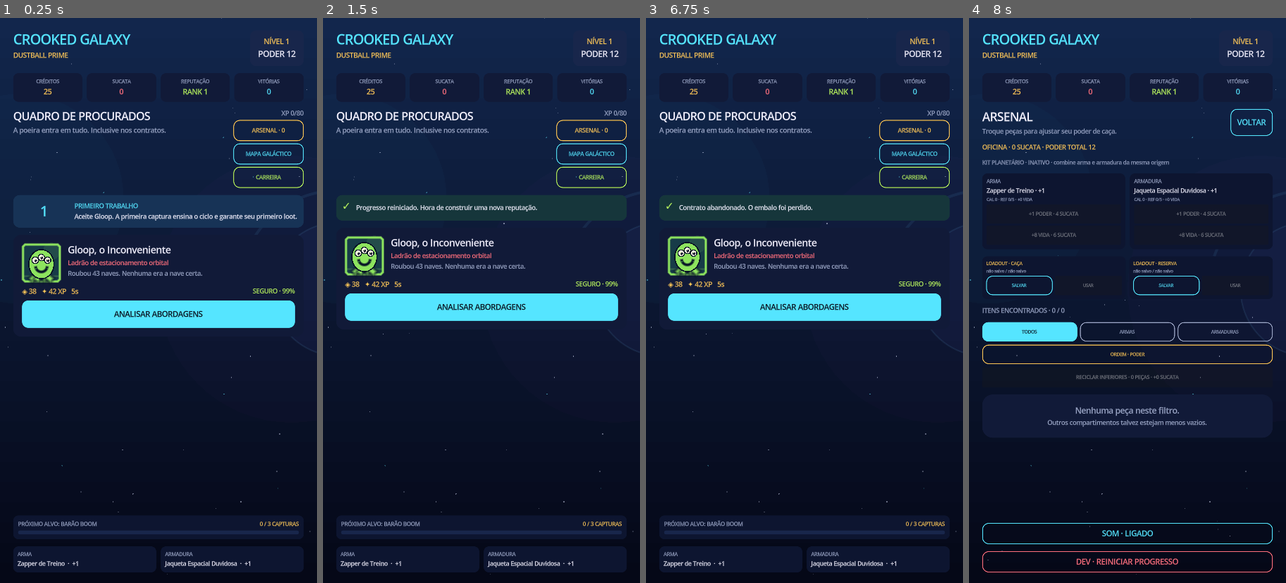
Above: before the commit, frames 1-4 (left to right).
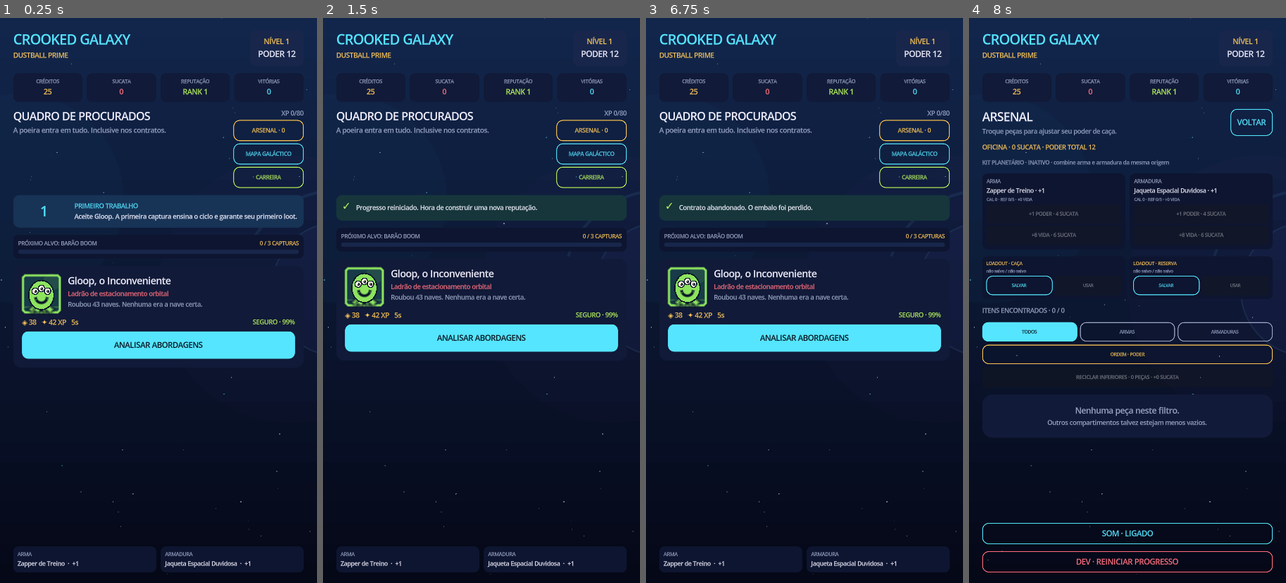
Above: after the commit, the same moments.

Repository: jellycb1/crooked-galaxy
Game: Godot game, scene res://scenes/main.tscn
Same seed, same stepped clock (60 frames per second), same inputs: the game is played once before the commit and once after it.
Inputs:
- Up to frame 1 (0.25 s): no input
- Up to frame 2 (1.5 s): click "ARSENAL · 0" at 0.5 s; click "DEV · REINICIAR PROGRESSO" at 1.25 s
- Up to frame 3 (6.75 s): click "MAPA GALÁCTICO" at 2 s; click "VOLTAR" at 2.75 s; click "CARREIRA" at 3.5 s; click "VOLTAR" at 4.25 s; click "ANALISAR ABORDAGENS" at 5 s; click "ESCOLHER · SEGURO" at 5.75 s; click "ABANDONAR CONTRATO" at 6.5 s
- Up to frame 4 (8 s): click "ARSENAL · 0" at 7.25 s

The runs differ from the first frame. In frame 1, 12% of the frame differs, in the area x 5-95%, y 38-92%; in frame 2, 12%, in the area x 5-96%, y 37-92%; in frame 3, 12%; in frame 4, nothing differs.

Commit message:
feat: surface next warrant progression

Diff:
--- a/scripts/content_db.gd
+++ b/scripts/content_db.gd
@@ -717,6 +717,13 @@
 static func get_target(target_id: String) -> Dictionary:
 	for target in TARGETS:
 		if str(target.get("id", "")) == target_id:
+			return target.duplicate(true)
+	return {}
+
+
+static func target_for_planet_tier(planet_id: String, tier: int) -> Dictionary:
+	for target in TARGETS:
+		if str(target.get("planet_id", "")) == planet_id and int(target.get("chapter_tier", -1)) == tier:
 			return target.duplicate(true)
 	return {}
 
--- a/scripts/core_rules.gd
+++ b/scripts/core_rules.gd
@@ -180,6 +180,20 @@
 	return 0
 
 
+static func planet_tier_from_captures(captures: int) -> int:
+	return mini(3, floori(float(maxi(0, captures)) / 3.0))
+
+
+static func planet_next_tier_requirement(captures: int) -> int:
+	var tier := planet_tier_from_captures(captures)
+	return (tier + 1) * 3 if tier < 3 else -1
+
+
+static func planet_captures_until_next_tier(captures: int) -> int:
+	var requirement := planet_next_tier_requirement(captures)
+	return maxi(0, requirement - maxi(0, captures)) if requirement >= 0 else 0
+
+
 static func target_mastery_next_requirement(level: int) -> int:
 	match level:
 		0:
--- a/scripts/game_state.gd
+++ b/scripts/game_state.gd
@@ -103,7 +103,7 @@
 
 
 func planet_tier(planet_id: String) -> int:
-	return mini(3, floori(float(planet_capture_count(planet_id)) / 3.0))
+	return CoreRules.planet_tier_from_captures(planet_capture_count(planet_id))
 
 
 func apply_offline_progress(now_unix: float) -> Dictionary:
--- a/scripts/main.gd
+++ b/scripts/main.gd
@@ -231,6 +231,7 @@
 	if streak > 0:
 		var next_reward := CoreRules.bounty_streak_reward(100, streak + 1)
 		content.add_child(notice_banner("EMBALO ×%d · próximo contrato recebe +%d%% de créditos · derrota ou abandono encerra a sequência" % [streak, int(next_reward.bonus_percent)], GOLD))
+	content.add_child(rank_progress_panel())
 
 	var scroller := ScrollContainer.new()
 	scroller.name = "BountyScroll"
@@ -243,7 +244,6 @@
 	for bounty in ContentDB.available_bounties(int(GameState.player.reputation), str(planet.id), GameState.planet_tier(str(planet.id))):
 		list.add_child(bounty_card(bounty))
 
-	content.add_child(rank_progress_panel())
 	var equipment := HBoxContainer.new()
 	equipment.add_theme_constant_override("separation", 10)
 	content.add_child(equipment)
@@ -254,12 +254,9 @@
 func rank_progress_panel() -> PanelContainer:
 	var planet := active_planet()
 	var tier := GameState.planet_tier(str(planet.id))
-	var next_target: Dictionary = {}
-	for target in ContentDB.TARGETS:
-		if str(target.get("planet_id", ContentDB.PLANET.id)) == str(planet.id) and int(target.get("chapter_tier", target.rank)) == tier + 1:
-			next_target = target
-			break
+	var next_target := ContentDB.target_for_planet_tier(str(planet.id), tier + 1)
 	var card := panel(VBoxContainer.new(), Color("#0d1530"), 12, 11)
+	card.name = "NextWarrantProgress"
 	var box := card.get_child(0) as VBoxContainer
 	box.add_theme_constant_override("separation", 6)
 	var row := HBoxContainer.new()
@@ -918,12 +915,27 @@
 		box.add_child(mastery_label)
 	if int(reward_preview.bonus_credits) > 0:
 		box.add_child(center_label("EMBALO ×%d · +%d créditos (+%d%%)" % [int(reward_preview.streak), int(reward_preview.bonus_credits), int(reward_preview.bonus_percent)], 14, LIME))
+	var planet_id := str(GameState.current_bounty.get("planet_id", ContentDB.PLANET.id))
+	var captures_before := GameState.planet_capture_count(planet_id)
+	var captures_after := captures_before + 1
+	var tier_before := CoreRules.planet_tier_from_captures(captures_before)
+	var tier_after := CoreRules.planet_tier_from_captures(captures_after)
+	var next_target := ContentDB.target_for_planet_tier(planet_id, tier_after if tier_after > tier_before else tier_before + 1)
+	var unlocks_new_warrant := tier_after > tier_before and not next_target.is_empty()
+	if unlocks_new_warrant:
+		var unlock_label := center_label("NOVO MANDADO AO RECEBER · %s" % str(next_target.name).to_upper(), 14, LIME)
+		unlock_label.name = "RewardWarrantUnlock"
+		box.add_child(unlock_label)
+	elif not next_target.is_empty():
+		var requirement := CoreRules.planet_next_tier_requirement(captures_after)
+		var progress_label := center_label("RUMO A %s · %d/%d CAPTURAS" % [str(next_target.name).to_upper(), captures_after, requirement], 13, CYAN)
+		progress_label.name = "RewardWarrantProgress"
+		box.add_child(progress_label)
 	content.add_spacer(false)
 	var equip_now := effective_upgrade
-	var planet_id := str(GameState.current_bounty.get("planet_id", ContentDB.PLANET.id))
 	var completes_chapter: bool = bool(GameState.current_bounty.get("boss", false)) and not bool(GameState.player.get("completed_planets", []).has(planet_id))
 	var safe_to_recycle := GameState.can_recycle_reward(item)
-	if not completes_chapter:
+	if not completes_chapter and not unlocks_new_warrant:
 		var repeat := action_button("EQUIPAR E REPETIR" if equip_now else "GUARDAR E REPETIR", LIME)
 		repeat.name = "ClaimAndRepeat"
 		repeat.pressed.connect(func(): GameState.claim_reward(equip_now, true))
@@ -935,14 +947,21 @@
 			recycle_repeat.pressed.connect(func(): GameState.claim_reward(false, true, true))
 			content.add_child(recycle_repeat)
 	elif safe_to_recycle:
-		var recycle_complete := action_button("RECICLAR +%d SUCATA E CONCLUIR" % CoreRules.salvage_value(item), CORAL, true)
+		var recycle_destination := "VER NOVO MANDADO" if unlocks_new_warrant else "CONCLUIR"
+		var recycle_complete := action_button("RECICLAR +%d SUCATA E %s" % [CoreRules.salvage_value(item), recycle_destination], CORAL, true)
 		recycle_complete.name = "RecycleAndComplete"
 		recycle_complete.custom_minimum_size = Vector2(0, 48)
 		recycle_complete.pressed.connect(func(): GameState.claim_reward(false, false, true))
 		content.add_child(recycle_complete)
-	var claim_text := "RECEBER E CONCLUIR CAPÍTULO" if completes_chapter else ("EQUIPAR E VOLTAR AO QUADRO" if equip_now else "GUARDAR E VOLTAR AO QUADRO")
-	var claim := action_button(claim_text, GOLD if not completes_chapter else LIME, true)
-	claim.name = "ClaimAndBoard"
+	var claim_text := ""
+	if completes_chapter:
+		claim_text = "RECEBER E CONCLUIR CAPÍTULO"
+	elif unlocks_new_warrant:
+		claim_text = "EQUIPAR E VER NOVO MANDADO" if equip_now else "GUARDAR E VER NOVO MANDADO"
+	else:
+		claim_text = "EQUIPAR E VOLTAR AO QUADRO" if equip_now else "GUARDAR E VOLTAR AO QUADRO"
+	var claim := action_button(claim_text, LIME if completes_chapter or unlocks_new_warrant else GOLD, true)
+	claim.name = "ClaimAndUnlock" if unlocks_new_warrant else "ClaimAndBoard"
 	claim.custom_minimum_size = Vector2(0, 48)
 	claim.pressed.connect(func(): GameState.claim_reward(equip_now))
 	content.add_child(claim)
--- a/tests/test_content.gd
+++ b/tests/test_content.gd
@@ -68,6 +68,8 @@
 			check(int(modification.get("power_bonus", 0)) > 0 or int(modification.get("health_bonus", 0)) > 0 or int(modification.get("opening_damage_bonus", 0)) > 0 or int(modification.get("damage_reduction", 0)) > 0, "equipment modification has a mechanical effect: %s" % trait_id)
 
 	check(ContentDB.CONTRACT_APPROACHES.size() == 3, "every contract keeps three strategic approaches")
+	check(str(ContentDB.target_for_planet_tier("dustball_prime", 1).id) == "baron_boom", "planet tier resolves the next warrant deterministically")
+	check(ContentDB.target_for_planet_tier("missing_planet", 1).is_empty(), "unknown planet tiers fail safely")
 	var promoted_loot := 0
 	for seed in 240:
 		var base_rng := RandomNumberGenerator.new()
--- a/tests/test_core.gd
+++ b/tests/test_core.gd
@@ -94,6 +94,9 @@
 	check(Rules.target_mastery_level(2) == 0 and Rules.target_mastery_level(3) == 1, "target mastery begins on the third capture")
 	check(Rules.target_mastery_level(6) == 2 and Rules.target_mastery_level(10) == 3, "target mastery advances at stable capture thresholds")
 	check(Rules.target_mastery_next_requirement(2) == 10 and Rules.target_mastery_next_requirement(3) == -1, "target mastery exposes its next requirement and cap")
+	check(Rules.planet_tier_from_captures(2) == 0 and Rules.planet_tier_from_captures(3) == 1, "planet tiers advance every three captures")
+	check(Rules.planet_next_tier_requirement(4) == 6 and Rules.planet_captures_until_next_tier(4) == 2, "planet progress exposes its next threshold and remaining captures")
+	check(Rules.planet_next_tier_requirement(9) == -1 and Rules.planet_captures_until_next_tier(9) == 0, "maximum planet tier has no phantom requirement")
 	var mastery_thresholds := Rules.loot_rarity_thresholds(3)
 	check(is_equal_approx(float(mastery_thresholds.rare), 0.53) and is_equal_approx(float(mastery_thresholds.epic), 0.86), "maximum mastery improves rare and epic thresholds")
 	var patrol := Rules.offline_patrol_rewards(3600.0, 2, 10)
--- a/tests/test_ui.gd
+++ b/tests/test_ui.gd
@@ -24,6 +24,7 @@
 	root.add_child(scene)
 	await process_frame
 	check(scene.content.get_child_count() >= 4, "bounty board renders")
+	check(scene.find_child("NextWarrantProgress", true, false) != null, "board keeps the next-warrant objective above the contract list")
 
 	var bounty: Dictionary = ContentDB.TARGETS[0].duplicate(true)
 	state.player.captures_by_target = {"gloop": 3}
@@ -65,8 +66,19 @@
 	state.open_reward()
 	await process_frame
 	check(scene.find_child("RewardMastery", true, false) != null, "reward screen confirms applied target mastery")
+	check(scene.find_child("RewardWarrantProgress", true, false) != null, "reward screen previews progress toward the next warrant")
 	check(scene.find_child("ClaimAndRepeat", true, false) != null, "reward screen offers another contract immediately")
 	check(scene.find_child("ClaimAndBoard", true, false) != null, "reward screen preserves the board return path")
+	state.player.captures_by_planet = {ContentDB.PLANET.id: 2}
+	scene.render()
+	await process_frame
+	check(scene.find_child("RewardWarrantUnlock", true, false) != null, "third capture previews the newly unlocked warrant")
+	check(scene.find_child("ClaimAndRepeat", true, false) == null, "unlock reward directs the first visit back to the expanded board")
+	var unlock_claim := scene.find_child("ClaimAndUnlock", true, false) as Button
+	check(unlock_claim != null and unlock_claim.text.contains("NOVO MANDADO"), "unlock reward CTA names its destination")
+	state.player.captures_by_planet = {}
+	scene.render()
+	await process_frame
 	state.claim_reward(true)
 	state.phase = state.Phase.REWARD
 	state.current_bounty = bounty.duplicate(true)
--- a/tools/capture_ui.gd
+++ b/tools/capture_ui.gd
@@ -114,6 +114,15 @@
 	if save_frame("ui_reward.png") != OK:
 		quit(1)
 		return
+	state.player.captures_by_planet = {ContentDB.PLANET.id: 2}
+	scene.render()
+	await process_frame
+	await process_frame
+	await create_timer(0.12).timeout
+	if save_frame("ui_reward_unlock.png") != OK:
+		quit(1)
+		return
+	state.player.captures_by_planet = {}
 	var featured_loot: Dictionary = state.pending_loot.duplicate(true)
 	state.pending_loot = {"id": "capture_instant_scrap", "name": "Zapper de Garantia Vencida", "description": "Já veio tecnicamente reciclado.", "slot": "weapon", "power": 0, "rarity": "Comum", "color": "#b9c2d9"}
 	scene.render()
@@ -354,7 +363,7 @@
 	scene.free()
 	await process_frame
 	await create_timer(0.5).timeout
-	print("Captured primary UI, reward decisions, AFK return, career, wanted archive, arsenal filters, galaxy, incidents, four finales, and planet boards to %s" % OUTPUT_DIR)
+	print("Captured primary UI, reward and warrant-unlock decisions, AFK return, career, wanted archive, arsenal filters, galaxy, incidents, four finales, and planet boards to %s" % OUTPUT_DIR)
 	quit(0)
 
 
Not shown, changed: Notes/AUDIT_2026-08-23.md
Not shown, changed: README.md
